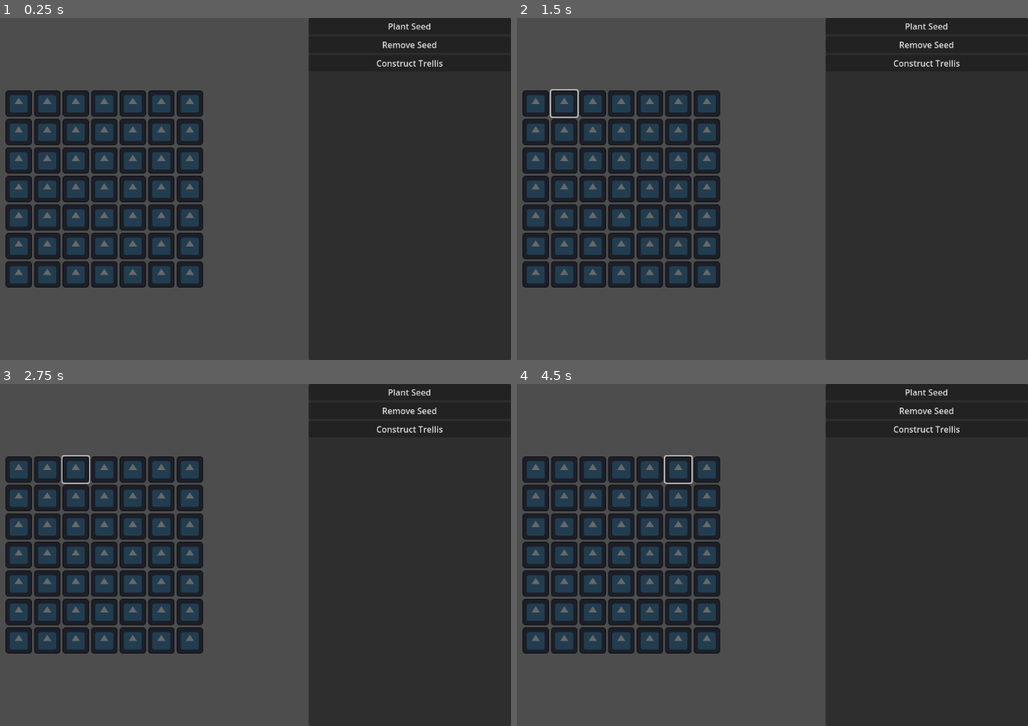
Above: before the commit, frames 1-4 (two rows, left to right).
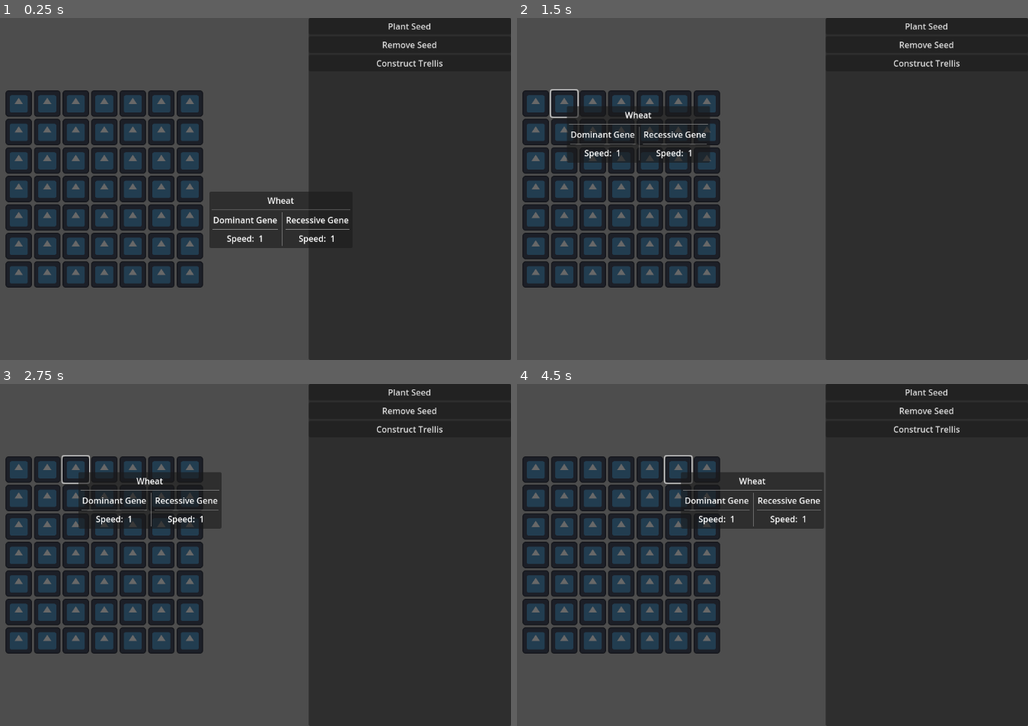
Above: after the commit, the same moments.

Repository: tylercchase/agricraft_godot
Game: Godot game, scene res://src/main.tscn
Same seed, same stepped clock (60 frames per second), same inputs: the game is played once before the commit and once after it. The engine's default icon, where the game draws it, is replaced by a stand-in: a white triangle on a blue panel in a dark square.
Inputs (mouse positions are in pixels of both pictures, inside the frame that each line leads up to):
- Up to frame 1 (0.25 s): no input
- Up to frame 2 (1.5 s): click (537, 103) at 0.5 s; click (562, 103) at 1.25 s
- Up to frame 3 (2.75 s): click (76, 469) at 2 s
- Up to frame 4 (4.5 s): click (619, 469) at 2.75 s; click (649, 469) at 3.5 s; click (680, 469) at 4.25 s

The runs differ from the first frame. In frame 1, 3.2% of the frame differs, in the area x 40-69%, y 50-68%; in frame 2, 2.5%; in frame 3, 2.8%; in frame 4, 3.8%, in the area x 32-61%, y 25-43%.

Commit message:
feat: tooltip setup

Diff:
--- a/src/main.tscn
+++ b/src/main.tscn
@@ -7,6 +7,7 @@
 [ext_resource type="Script" uid="uid://i7m14kcvvg8e" path="res://src/managers/plant_growth_manager.gd" id="5_fyndt"]
 [ext_resource type="Script" uid="uid://gk71eqjiho7u" path="res://src/managers/plant_manager.gd" id="6_kmhfv"]
 [ext_resource type="Script" uid="uid://cg42us3h16aru" path="res://src/managers/inventory_manager.gd" id="7_rlaii"]
+[ext_resource type="PackedScene" uid="uid://q7vq66m46nni" path="res://src/tooltip/tooltip.tscn" id="8_5mrjc"]
 
 [node name="Control" type="Control"]
 layout_mode = 3
@@ -199,3 +200,12 @@
 
 [node name="InventoryManager" type="Node" parent="."]
 script = ExtResource("7_rlaii")
+
+[node name="Control" type="Control" parent="."]
+anchors_preset = 0
+offset_right = 40.0
+offset_bottom = 40.0
+
+[node name="PanelContainer" parent="Control" instance=ExtResource("8_5mrjc")]
+layout_mode = 0
+offset_right = 300.0
--- a/src/managers/plant_manager.gd
+++ b/src/managers/plant_manager.gd
@@ -7,7 +7,8 @@
 
 func plant_crop(plant: Plant, box_id):
     var box = plant_grid_container.get_box(box_id)
-    box.setup_plant(plant)
+    if !box.plant_resource:
+        box.setup_plant(plant)
 
 func harvest_crop(box_id):
     var box: PlantBox = plant_grid_container.get_box(box_id)
--- a/src/plant/plant.gd
+++ b/src/plant/plant.gd
@@ -11,7 +11,8 @@
 @export var grow_ticks: int = 10
 @export var sell_price: int = 1
 
-var output = "Wheat" # probably make something here that fits better
+@export var output = "Wheat" # probably make something here that fits better
+# make a resource here, would work a lot better
 
 var dominant_gene: Genome = Genome.new()
 var recessive_gene: Genome = Genome.new()
--- a/src/plant_box/plant_box.gd
+++ b/src/plant_box/plant_box.gd
@@ -12,31 +12,42 @@
 @onready var progress_bar: ProgressBar = %ProgressBar
 
 
+func _ready() -> void:
+    mouse_entered.connect(_on_mouse_enter)
+    mouse_exited.connect(_on_mouse_exit)
+
+
+func _on_mouse_enter():
+    Events.emit_tooltip_change('plant', plant_resource)
+
+func _on_mouse_exit():
+    Events.emit_tooltip_change('clear', null)
+
 func update_progress():
-	if harvestable:
-		return
-	current_progress += plant_resource.dominant_gene.speed * 25
-	set_progress(current_progress)
-	if current_progress >= 100:
-		set_ready_for_harvest()
+    if harvestable:
+        return
+    current_progress += plant_resource.dominant_gene.speed * 25
+    set_progress(current_progress)
+    if current_progress >= 100:
+        set_ready_for_harvest()
 
 func set_progress(value: float):
-	progress_bar.value = value
+    progress_bar.value = value
 
 func has_plant() -> bool:
-	return plant_resource != null
+    return plant_resource != null
 
 func setup_plant(plant: Plant):
-	plant_resource = plant
-	label.text = plant.display_character
+    plant_resource = plant
+    label.text = plant.display_character
 
 func remove_plant():
-	plant_resource = null
-	label.text = ''
-	label.modulate = Color.WHITE
-	progress_bar.value = 0
+    plant_resource = null
+    label.text = ''
+    label.modulate = Color.WHITE
+    progress_bar.value = 0
 
 func set_ready_for_harvest():
-	print('ready!')
-	harvestable = true
-	label.modulate = Color.LIME_GREEN
+    print('ready!')
+    harvestable = true
+    label.modulate = Color.LIME_GREEN
--- a/src/singletons/events.gd
+++ b/src/singletons/events.gd
@@ -6,6 +6,7 @@
 
 signal set_selected_item # this might become less of a thing when starting to use drag and drop but works for now
 
+signal tooltip_change
 
 func emit_interaction_mode_changed(mode):
     interaction_mode_changed.emit(mode)
@@ -15,3 +16,6 @@
 
 func emit_selected_item(item: InventoryManager.ItemSlot):
     set_selected_item.emit(item)
+
+func emit_tooltip_change(type, data):
+    tooltip_change.emit(type, data)
--- /dev/null
+++ b/src/tooltip/seed_tooltip.gd
@@ -0,0 +1 @@
+extends Control
--- /dev/null
+++ b/src/tooltip/seed_tooltip.tscn
@@ -0,0 +1,102 @@
+[gd_scene load_steps=2 format=3 uid="uid://dfq0y6ar3o3x3"]
+
+[ext_resource type="Script" uid="uid://b8x1al48r32sd" path="res://src/tooltip/seed_tooltip.gd" id="1_3e8vv"]
+
+[node name="SeedTooltipContainer" type="PanelContainer"]
+anchors_preset = 15
+anchor_right = 1.0
+anchor_bottom = 1.0
+grow_horizontal = 2
+grow_vertical = 2
+size_flags_horizontal = 3
+size_flags_vertical = 3
+script = ExtResource("1_3e8vv")
+
+[node name="MarginContainer" type="MarginContainer" parent="."]
+layout_mode = 2
+theme_override_constants/margin_left = 5
+theme_override_constants/margin_top = 5
+theme_override_constants/margin_right = 5
+theme_override_constants/margin_bottom = 5
+
+[node name="VBoxContainer" type="VBoxContainer" parent="MarginContainer"]
+layout_mode = 2
+
+[node name="NameLabel" type="Label" parent="MarginContainer/VBoxContainer"]
+layout_mode = 2
+text = "Wheat"
+horizontal_alignment = 1
+
+[node name="HSeparator" type="HSeparator" parent="MarginContainer/VBoxContainer"]
+layout_mode = 2
+
+[node name="GenomesContainer" type="HBoxContainer" parent="MarginContainer/VBoxContainer"]
+layout_mode = 2
+size_flags_vertical = 3
+
+[node name="MarginContainer" type="MarginContainer" parent="MarginContainer/VBoxContainer/GenomesContainer"]
+layout_mode = 2
+size_flags_horizontal = 3
+theme_override_constants/margin_left = 2
+theme_override_constants/margin_top = 2
+theme_override_constants/margin_right = 2
+theme_override_constants/margin_bottom = 2
+
+[node name="GenomeContainer" type="VBoxContainer" parent="MarginContainer/VBoxContainer/GenomesContainer/MarginContainer"]
+layout_mode = 2
+size_flags_horizontal = 3
+
+[node name="Label" type="Label" parent="MarginContainer/VBoxContainer/GenomesContainer/MarginContainer/GenomeContainer"]
+layout_mode = 2
+text = "Dominant Gene"
+horizontal_alignment = 1
+
+[node name="HSeparator2" type="HSeparator" parent="MarginContainer/VBoxContainer/GenomesContainer/MarginContainer/GenomeContainer"]
+layout_mode = 2
+
+[node name="GenomePart" type="HBoxContainer" parent="MarginContainer/VBoxContainer/GenomesContainer/MarginContainer/GenomeContainer"]
+layout_mode = 2
+alignment = 1
+
+[node name="Label" type="Label" parent="MarginContainer/VBoxContainer/GenomesContainer/MarginContainer/GenomeContainer/GenomePart"]
+layout_mode = 2
+text = "Speed: "
+
+[node name="Label2" type="Label" parent="MarginContainer/VBoxContainer/GenomesContainer/MarginContainer/GenomeContainer/GenomePart"]
+layout_mode = 2
+text = "1"
+
+[node name="VSeparator" type="VSeparator" parent="MarginContainer/VBoxContainer/GenomesContainer"]
+layout_mode = 2
+
+[node name="MarginContainer2" type="MarginContainer" parent="MarginContainer/VBoxContainer/GenomesContainer"]
+layout_mode = 2
+size_flags_horizontal = 3
+theme_override_constants/margin_left = 2
+theme_override_constants/margin_top = 2
+theme_override_constants/margin_right = 2
+theme_override_constants/margin_bottom = 2
+
+[node name="GenomeContainer" type="VBoxContainer" parent="MarginContainer/VBoxContainer/GenomesContainer/MarginContainer2"]
+layout_mode = 2
+size_flags_horizontal = 3
+
+[node name="Label" type="Label" parent="MarginContainer/VBoxContainer/GenomesContainer/MarginContainer2/GenomeContainer"]
+layout_mode = 2
+text = "Recessive Gene"
+horizontal_alignment = 1
+
+[node name="HSeparator2" type="HSeparator" parent="MarginContainer/VBoxContainer/GenomesContainer/MarginContainer2/GenomeContainer"]
+layout_mode = 2
+
+[node name="GenomePart" type="HBoxContainer" parent="MarginContainer/VBoxContainer/GenomesContainer/MarginContainer2/GenomeContainer"]
+layout_mode = 2
+alignment = 1
+
+[node name="Label" type="Label" parent="MarginContainer/VBoxContainer/GenomesContainer/MarginContainer2/GenomeContainer/GenomePart"]
+layout_mode = 2
+text = "Speed: "
+
+[node name="Label2" type="Label" parent="MarginContainer/VBoxContainer/GenomesContainer/MarginContainer2/GenomeContainer/GenomePart"]
+layout_mode = 2
+text = "1"
--- /dev/null
+++ b/src/tooltip/tooltip.gd
@@ -0,0 +1,40 @@
+
+class_name Tooltip
+extends Control
+
+var offset = Vector2(5,5)
+var padding = Vector2i(100,50)
+
+func _ready() -> void:
+    # visible = false
+    pass
+
+
+func _process(delta: float) -> void:
+    # yoinked code from https://github.com/IndieQuest/Modular-tooltip/blob/master/Tooltip.gd
+    # can be better probs but I really don't want to look at this yet
+    var border = get_viewport().size - padding
+    var extents = get_rect().size
+    var base_position = get_global_mouse_position()
+
+    var final_x = base_position.x + offset.x
+    if final_x + extents.x > border.x:
+        final_x = base_position.x - offset.x - extents.x
+    # test if need to display below
+    # var final_y = base_position.y - extents.y - offset.y
+    # if final_y < padding.y:
+    var final_y = base_position.y + offset.y
+    global_position = Vector2(final_x, final_y)
+
+		# var border = get_viewport().size - padding
+		# extents = _visuals.rect_size
+		# var base_pos = _get_screen_pos()
+		# # test if need to display to the left
+		# var final_x = base_pos.x + offset.x
+		# if final_x + extents.x > border.x:
+		# 	final_x = base_pos.x - offset.x - extents.x
+		# # test if need to display below
+		# var final_y = base_pos.y - extents.y - offset.y
+		# if final_y < padding.y:
+		# 	final_y = base_pos.y + offset.y
+		# _visuals.rect_position = Vector2(final_x, final_y)
--- /dev/null
+++ b/src/tooltip/tooltip.tscn
@@ -0,0 +1,22 @@
+[gd_scene load_steps=3 format=3 uid="uid://q7vq66m46nni"]
+
+[ext_resource type="PackedScene" uid="uid://dfq0y6ar3o3x3" path="res://src/tooltip/seed_tooltip.tscn" id="1_1p4jw"]
+[ext_resource type="Script" uid="uid://brmae4oges1p8" path="res://src/tooltip/tooltip.gd" id="1_sttyh"]
+
+[node name="TooltipContainer" type="Control"]
+custom_minimum_size = Vector2(300, 100)
+layout_mode = 3
+anchors_preset = 0
+offset_right = 200.0
+offset_bottom = 200.0
+script = ExtResource("1_sttyh")
+
+[node name="SeedTooltipContainer" parent="." instance=ExtResource("1_1p4jw")]
+layout_mode = 0
+anchors_preset = 0
+anchor_right = 0.0
+anchor_bottom = 0.0
+offset_right = -29.0
+offset_bottom = -93.0
+grow_horizontal = 1
+grow_vertical = 1
Not shown: 1 places in src/main.tscn that only renumber resources
Not shown, added: src/tooltip/seed_tooltip.gd.uid
Not shown, added: src/tooltip/tooltip.gd.uid
